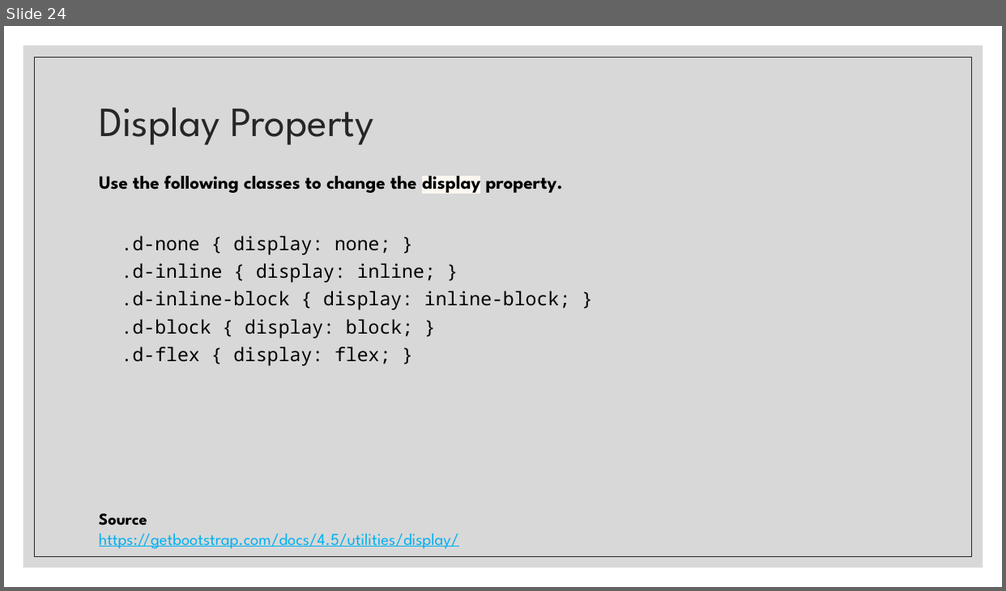
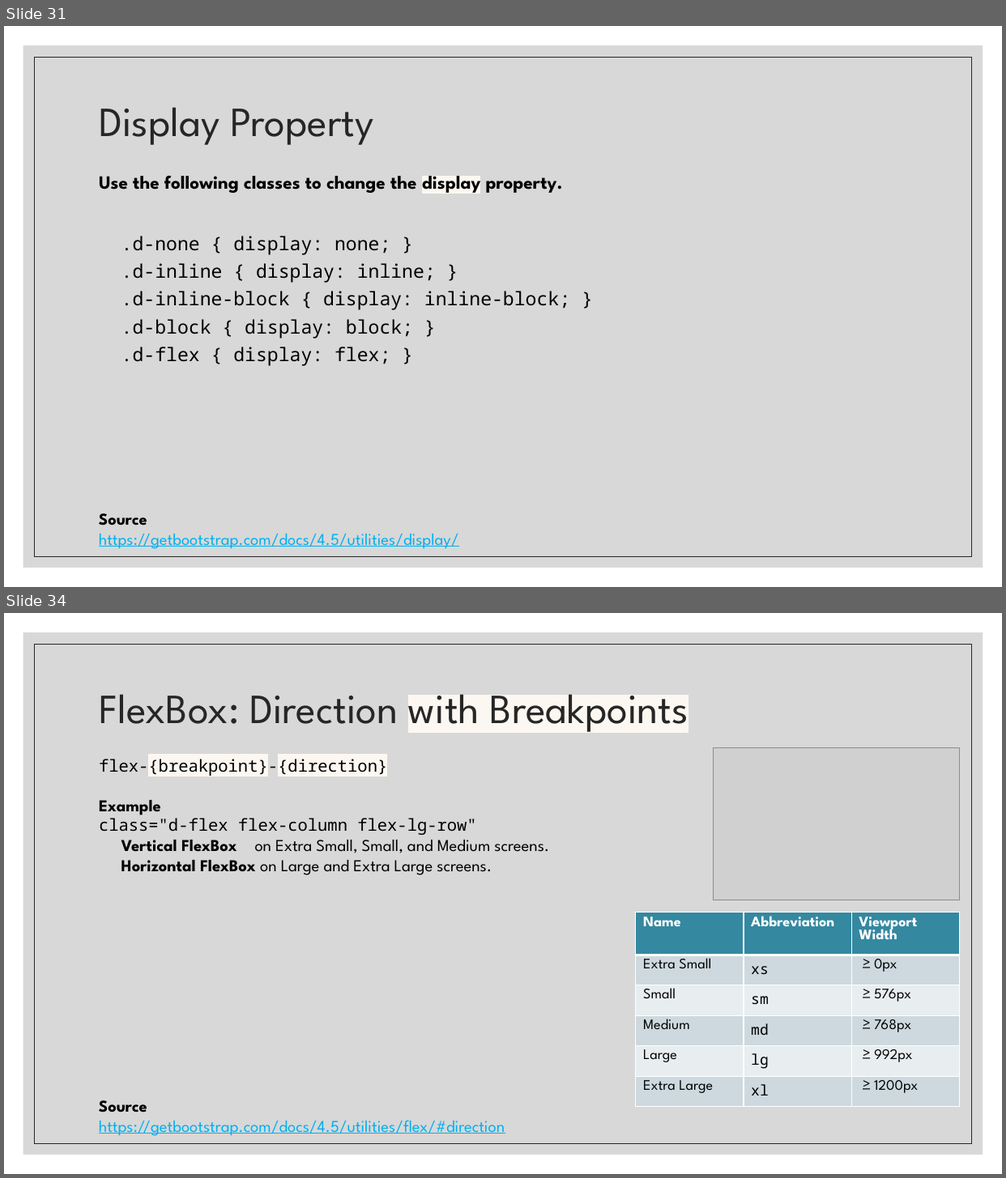
Before and after one commit to paulsmithkc/awd1000_base_lab_and_homework, a slide deck: bootstrap/slides/Intro to Bootstrap.pptx. Shown one above the other, each under a label of ours: slide 24 before the commit, slides 31 and 34 after it; the slides between them are not shown. The pictures are 1006x591 and 1006x1178 pixels, drawn with LibreOffice and Linux fonts; fonts in the diff are those of the drawing; grey boxes stand for pictures. Boxes give left, top, right and bottom in pixels: in the first picture for what was removed or moved away, otherwise in the second. Text is boxed around its words. In the diff, an @@ line names an element or a change of style, - is before the commit and + after.

```diff
--- a/bootstrap/slides/Intro to Bootstrap.pptx
+++ b/bootstrap/slides/Intro to Bootstrap.pptx
@@ slide 34 added at (x1=4, y1=613, x2=1002, y2=1174), background #FFFFFF; not listed: 2 template elements that a slide beside it also shows @@
@@ title added at (x1=99, y1=694, x2=688, y2=732), 40 pt, text #262626 @@
+FlexBox: Direction with Breakpoints
@@ picture added at (x1=714, y1=747, x2=960, y2=900) @@
@@ text added at (x1=99, y1=759, x2=549, y2=875), 16 pt, text #000000 @@
+flex-{breakpoint}-{direction}
+Example
+class="d-flex flex-column flex-lg-row"
+    Vertical FlexBox on Extra Small, Small, and Medium screens.
+    Horizontal FlexBox on Large and Extra Large screens.
@@ table added at (x1=636, y1=913, x2=959, y2=1106), 6 rows, 3 columns @@
+Name | Abbreviation | Viewport Width
+Extra Small | xs | ≥ 0px
+Small | sm | ≥ 576px
+Medium | md | ≥ 768px
+Large | lg | ≥ 992px
+Extra Large | xl | ≥ 1200px
@@ text added at (x1=99, y1=1101, x2=505, y2=1136), 16 pt, text #00B0F0, underline @@
+Source
+https://getbootstrap.com/docs/4.5/utilities/flex/#direction
@@ what was slide 24 is now slide 31 @@
```
Also in this commit, not shown: 2 slides changed, 16 other slides added.
